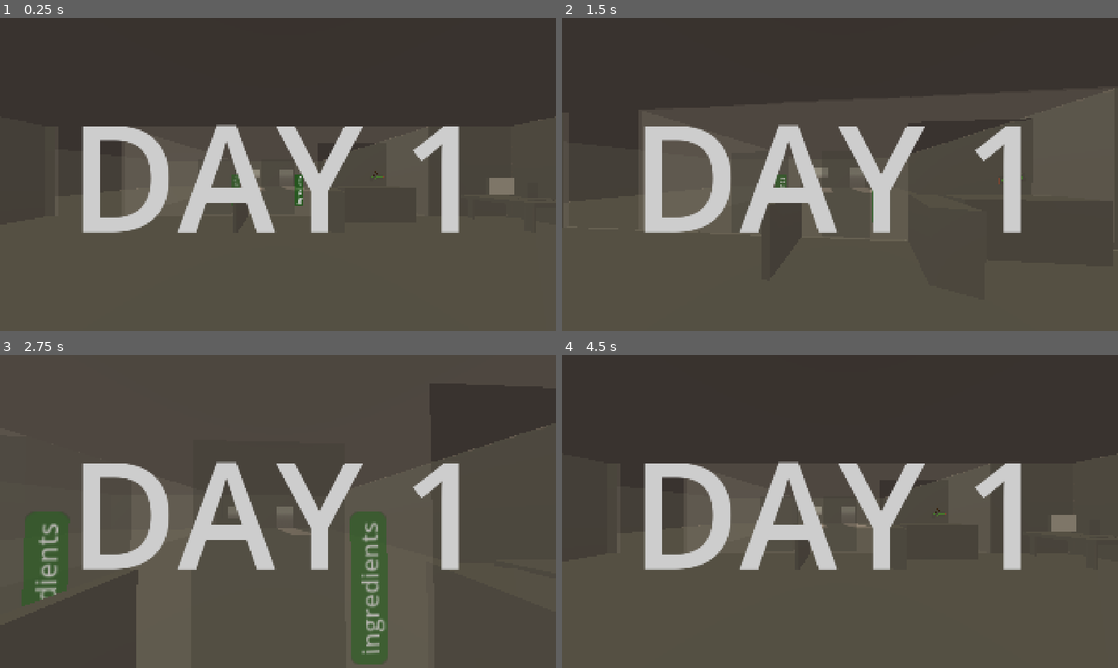
Above: before the commit, frames 1-4 (two rows, left to right).
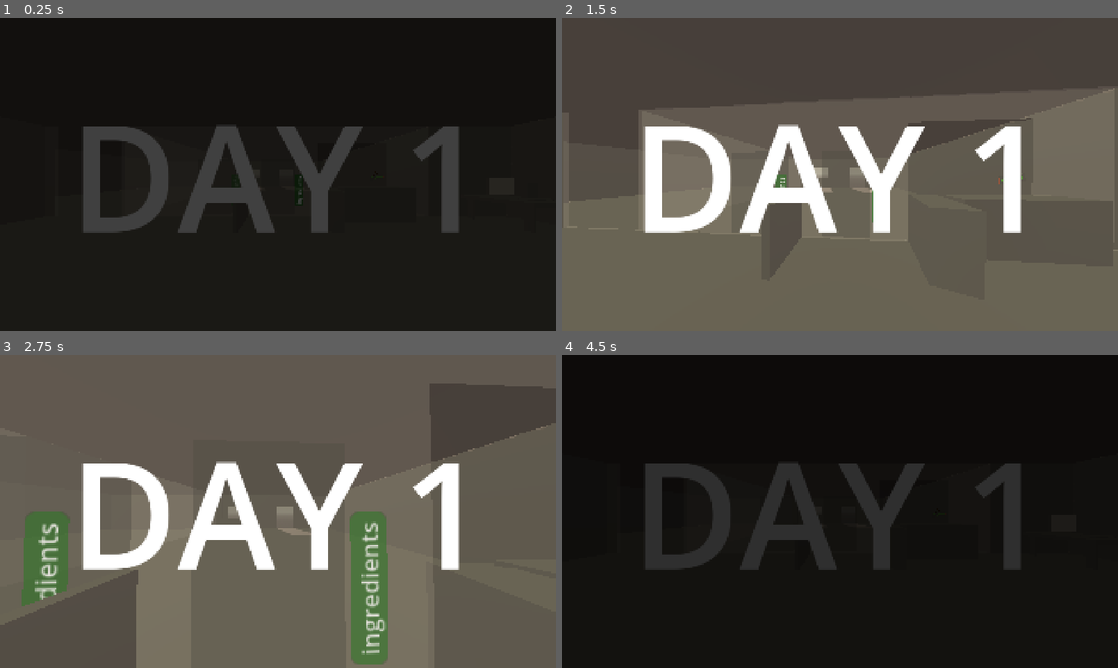
Above: after the commit, the same moments.

Repository: Sunday-Studio-Team/cafe
Game: Godot game, scene res://main.tscn
Same seed, same stepped clock (60 frames per second), same inputs: the game is played once before the commit and once after it. The engine's default icon, where the game draws it, is replaced by a stand-in: a white triangle on a blue panel in a dark square.
Inputs (mouse positions are in pixels of both pictures, inside the frame that each line leads up to):
- Up to frame 1 (0.25 s): no input
- Up to frame 2 (1.5 s): move the mouse to (867, 174) at 0.52 s; hold E (interact) 0.53-1.28 s; hold W (move_forward) from 0.53 s (still down); move the mouse to (812, 174) at 1.27 s; tap Shift (sprint) at 1.35 s
- Up to frame 3 (2.75 s): keep holding W (move_forward); move the mouse to (289, 505) at 2.02 s; tap I at 2.1 s
- Up to frame 4 (4.5 s): move the mouse to (834, 517) at 2.77 s; tap E (interact) at 2.85 s; tap Enter at 3.5 s; move the mouse to (878, 514) at 3.52 s; hold Shift (sprint) 3.53-4.25 s; tap Escape (pause) at 4.15 s; release W (move_forward) at 4.25 s; click "restart" at 4.25 s

The runs differ from the first frame. In frame 1, 100% of the frame differs, in the area x 0-100%, y 0-100%; in frame 2, 9.6%; in frame 3, 10%; in frame 4, 100%.

Commit message:
add bank money

Diff:
--- a/godot/autoloads/stats.gd
+++ b/godot/autoloads/stats.gd
@@ -55,5 +55,6 @@
 		await get_tree().process_frame
 		Global.score_update_message = ""
 var employee_rating_goal := 10
+var bank_money := 0.0
 var ingredients_per_order := 22
 var ingredients_per_bag := 50
--- a/godot/main.gd
+++ b/godot/main.gd
@@ -67,6 +67,8 @@
 
 # we reload this main scene to start each day, so we set all the per-day stuff here
 func set_per_day_stuff() -> void:
+	if Global.day == 1:
+		Stats.bank_money = 0
 	if Global.day >= 1:
 		game_timer.wait_time = 90
 		Stats.chance_of_machine_breaking = 0.3
@@ -102,6 +104,7 @@
 func _on_game_timer_timeout() -> void:
 	Events.time_up.emit()
 	await Events.end_screen_finished
+	get_tree().paused = false
 	if (
 		Stats.daily_profit > Stats.daily_profit_goal
 		and Stats.employee_rating > Stats.employee_rating_goal
--- a/godot/main.tscn
+++ b/godot/main.tscn
@@ -530,6 +530,7 @@
 vertical_alignment = 1
 
 [node name="EndScreen" parent="." unique_id=1100370049 instance=ExtResource("21_getpj")]
+visible = false
 
 [editable path="SecurityCams/SecurityCam2"]
 [editable path="SecurityCams/SecurityCam4"]
--- a/godot/ui/end_screen.gd
+++ b/godot/ui/end_screen.gd
@@ -1,18 +1,33 @@
 extends CanvasLayer
 
+@export var loading_screen: ColorRect
+@export var background: ColorRect
 @export var times_up: RichTextLabel
 @export var shift_cleared: RichTextLabel
 @export var shift_failed: RichTextLabel
 @export var time_up_sound: AudioStreamPlayer
 @export var win_shift_sound: AudioStreamPlayer
 @export var lose_shift_sound: AudioStreamPlayer
+@export var money_calculation_screen: Container
+@export var profit: RichTextLabel
+@export var boss_cut: RichTextLabel
+@export var banked_today: RichTextLabel
+@export var bank_total: RichTextLabel
 
 
 func _ready() -> void:
 	Events.time_up.connect(_on_time_up)
 
+	show()
+	background.hide()
+	var t := create_tween().tween_property(loading_screen, "color:a", 0, 1).from(1)
+	await t.finished
+	hide()
+
 
 func _on_time_up() -> void:
+	show()
+	background.show()
 	get_tree().paused = true
 	times_up.show()
 	#time_up_sound.play()
@@ -28,6 +43,35 @@
 	else:
 		shift_failed.show()
 		lose_shift_sound.play()
+		await get_tree().create_timer(3).timeout
+		Events.end_screen_finished.emit()
+
 	await get_tree().create_timer(3).timeout
-	get_tree().paused = false
+	shift_cleared.hide()
+	shift_failed.hide()
+
+	var daily_profit := Stats.daily_profit
+	var daily_profit_goal := Stats.daily_profit_goal
+	var our_cut := daily_profit - daily_profit_goal
+	if our_cut < 0:
+		our_cut = 0
+
+	# TODO: animate these one by one
+	money_calculation_screen.show()
+	profit.text = "money made today: %s" % Global.float_to_price(daily_profit)
+	boss_cut.text = "- boss's cut: %s" % Global.float_to_price(daily_profit_goal)
+	banked_today.text = "= %s banked" % Global.float_to_price(our_cut)
+
+	await get_tree().create_timer(5).timeout
+
+	money_calculation_screen.hide()
+	Stats.bank_money += our_cut
+	bank_total.text = "🏦 bank total: %s" % Global.float_to_price(Stats.bank_money)
+	bank_total.show()
+
+	await get_tree().create_timer(4).timeout
+
+	var t := create_tween().tween_property(loading_screen, "color:a", 1, 0.5).from(0)
+	await t.finished
+
 	Events.end_screen_finished.emit()
--- a/godot/ui/end_screen.tscn
+++ b/godot/ui/end_screen.tscn
@@ -7,14 +7,31 @@
 [sub_resource type="Theme" id="Theme_70k24"]
 default_font_size = 128
 
-[node name="EndScreen" type="CanvasLayer" unique_id=1100370049 node_paths=PackedStringArray("times_up", "shift_cleared", "shift_failed", "win_shift_sound", "lose_shift_sound")]
+[node name="EndScreen" type="CanvasLayer" unique_id=1100370049 node_paths=PackedStringArray("loading_screen", "background", "times_up", "shift_cleared", "shift_failed", "win_shift_sound", "lose_shift_sound", "money_calculation_screen", "profit", "boss_cut", "banked_today", "bank_total")]
 process_mode = 3
 script = ExtResource("1_70k24")
+loading_screen = NodePath("LoadingScreen")
+background = NodePath("Background")
 times_up = NodePath("MarginContainer/TimesUp")
 shift_cleared = NodePath("MarginContainer/ShiftCleared")
 shift_failed = NodePath("MarginContainer/ShiftFailed")
 win_shift_sound = NodePath("WinShiftSound")
 lose_shift_sound = NodePath("LoseShiftSound")
+money_calculation_screen = NodePath("MarginContainer/MoneyCalcScreen")
+profit = NodePath("MarginContainer/MoneyCalcScreen/Profit")
+boss_cut = NodePath("MarginContainer/MoneyCalcScreen/BossCut")
+banked_today = NodePath("MarginContainer/MoneyCalcScreen/Banked")
+bank_total = NodePath("MarginContainer/BankTotal")
+
+[node name="Background" type="ColorRect" parent="." unique_id=1075982474]
+anchors_preset = 15
+anchor_right = 1.0
+anchor_bottom = 1.0
+grow_horizontal = 2
+grow_vertical = 2
+mouse_filter = 2
+mouse_behavior_recursive = 1
+color = Color(0, 0, 0, 0.39215687)
 
 [node name="MarginContainer" type="MarginContainer" parent="." unique_id=1052151646]
 anchors_preset = 15
@@ -60,7 +77,47 @@
 horizontal_alignment = 1
 vertical_alignment = 1
 
-[node name="Background" type="ColorRect" parent="." unique_id=1075982474]
+[node name="MoneyCalcScreen" type="VBoxContainer" parent="MarginContainer" unique_id=475181285]
+visible = false
+layout_mode = 2
+
+[node name="Profit" type="RichTextLabel" parent="MarginContainer/MoneyCalcScreen" unique_id=1865208455]
+custom_minimum_size = Vector2(1600, 0)
+layout_mode = 2
+size_flags_horizontal = 8
+size_flags_vertical = 3
+text = "money made today: $30"
+fit_content = true
+horizontal_alignment = 2
+
+[node name="BossCut" type="RichTextLabel" parent="MarginContainer/MoneyCalcScreen" unique_id=1475557562]
+custom_minimum_size = Vector2(1600, 0)
+layout_mode = 2
+size_flags_horizontal = 8
+size_flags_vertical = 3
+text = "- boss's cut: $20"
+fit_content = true
+horizontal_alignment = 2
+
+[node name="Banked" type="RichTextLabel" parent="MarginContainer/MoneyCalcScreen" unique_id=2144848338]
+custom_minimum_size = Vector2(1600, 0)
+layout_mode = 2
+size_flags_horizontal = 8
+size_flags_vertical = 3
+text = "= $10 banked"
+fit_content = true
+horizontal_alignment = 2
+
+[node name="BankTotal" type="RichTextLabel" parent="MarginContainer" unique_id=1779244370]
+visible = false
+layout_mode = 2
+theme_override_font_sizes/normal_font_size = 256
+theme_override_font_sizes/bold_font_size = 256
+text = "🏦 Bank total: $10"
+horizontal_alignment = 1
+vertical_alignment = 1
+
+[node name="LoadingScreen" type="ColorRect" parent="." unique_id=120974746]
 anchors_preset = 15
 anchor_right = 1.0
 anchor_bottom = 1.0
@@ -68,7 +125,7 @@
 grow_vertical = 2
 mouse_filter = 2
 mouse_behavior_recursive = 1
-color = Color(0, 0, 0, 0.19607843)
+color = Color(0, 0, 0, 0)
 
 [node name="WinShiftSound" type="AudioStreamPlayer" parent="." unique_id=1550327974]
 stream = ExtResource("2_7ibj4")
--- a/godot/ui/pause_menu.gd
+++ b/godot/ui/pause_menu.gd
@@ -2,6 +2,8 @@
 
 @export var quit_button: Button
 @export var restart_button: Button
+
+var in_end_screen := false
 
 
 func _ready() -> void:
@@ -13,10 +15,18 @@
 			Global.day = 1
 			get_tree().call_deferred("reload_current_scene")
 	)
+	Events.time_up.connect(
+		func():
+			in_end_screen = true
+	)
 
 
 func _physics_process(_delta: float) -> void:
-	if Input.is_action_just_pressed("pause") and not Global.minigame_active:
+	if (
+		Input.is_action_just_pressed("pause")
+		and not Global.minigame_active
+		and not in_end_screen
+	):
 		get_tree().paused = !get_tree().paused
 		visible = !visible
 
